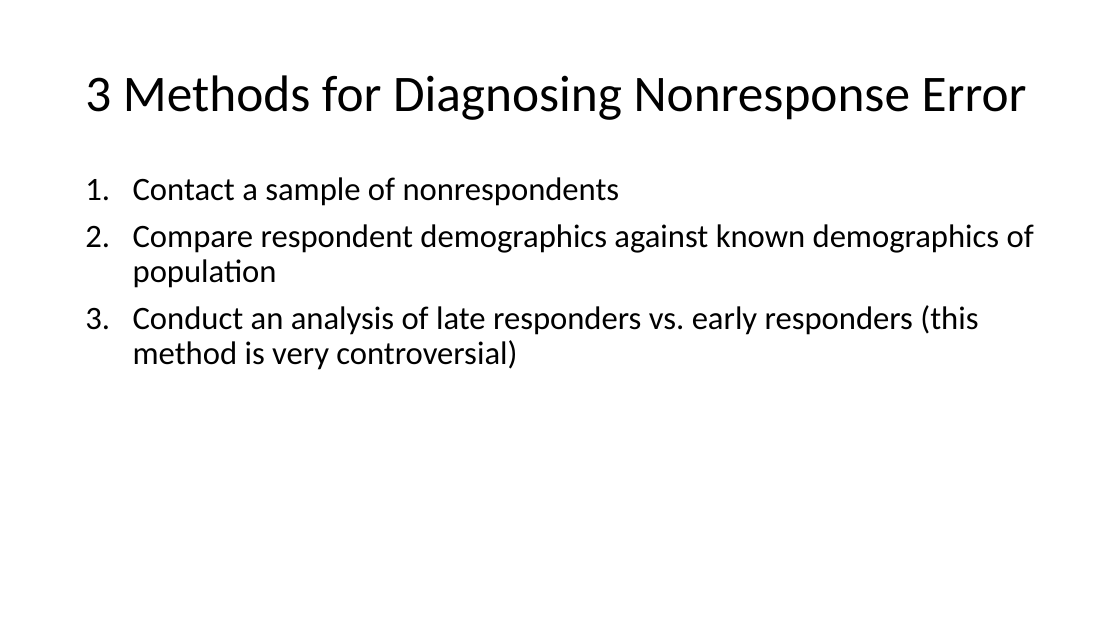
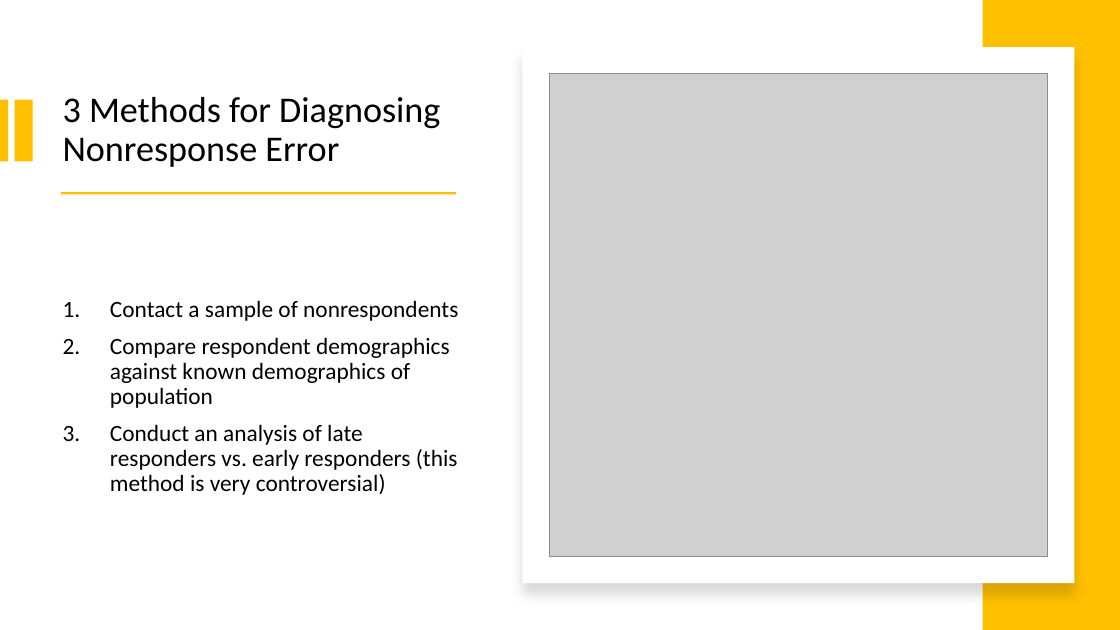
Before and after one commit to mikenguyen13/mar4050, a slide deck: slide 18 of lectures/7/Developing the sampling plan.pptx (slide 9 before the commit). Drawn at 1120x630 pixels with LibreOffice and Linux fonts; fonts in the diff are those of the drawing; grey boxes stand for pictures. Boxes give left, top, right and bottom in pixels: in the first picture for what was removed or moved away, otherwise in the second. Text is boxed around its words. In the diff, an @@ line names an element or a change of style, - is before the commit and + after.

```diff
--- a/lectures/7/Developing the sampling plan.pptx
+++ b/lectures/7/Developing the sampling plan.pptx
@@ rectangle added at [983,0,1120,630], fill #FFC000 @@
@@ rectangle added at [523,47,1075,583], fill #FFFFFF @@
@@ title "3 Methods for Diagnosing Nonresponse ...": place and size @@
-title "3 Methods for Diagnosing Nonresponse ..." at [85,75,1027,120]
+title "3 Methods for Diagnosing Nonresponse ..." at [63,97,440,167]
@@ title "3 Methods for Diagnosing Nonresponse ..." at [63,97,440,167]: size 44 to 31 pt @@
@@ picture added at [549,73,1048,556] @@
@@ rectangle added at [0,99,8,161], fill #FFC000 @@
@@ rectangle added at [14,99,32,161], fill #FFC000 @@
@@ rectangle added at [61,192,456,195], fill #FFC000 @@
@@ text "Contact a sample of nonrespondents": place and size @@
-text "Contact a sample of nonrespondents" at [133,177,1034,370]
+text "Contact a sample of nonrespondents" at [110,300,458,495]
@@ text "Contact a sample of nonrespondents" at [110,300,458,495]: size 28 to 20 pt; vertical alignment top to middle @@
```
Also in this commit, not shown: 17 other slides changed, 13 slides added, 5 other files.
